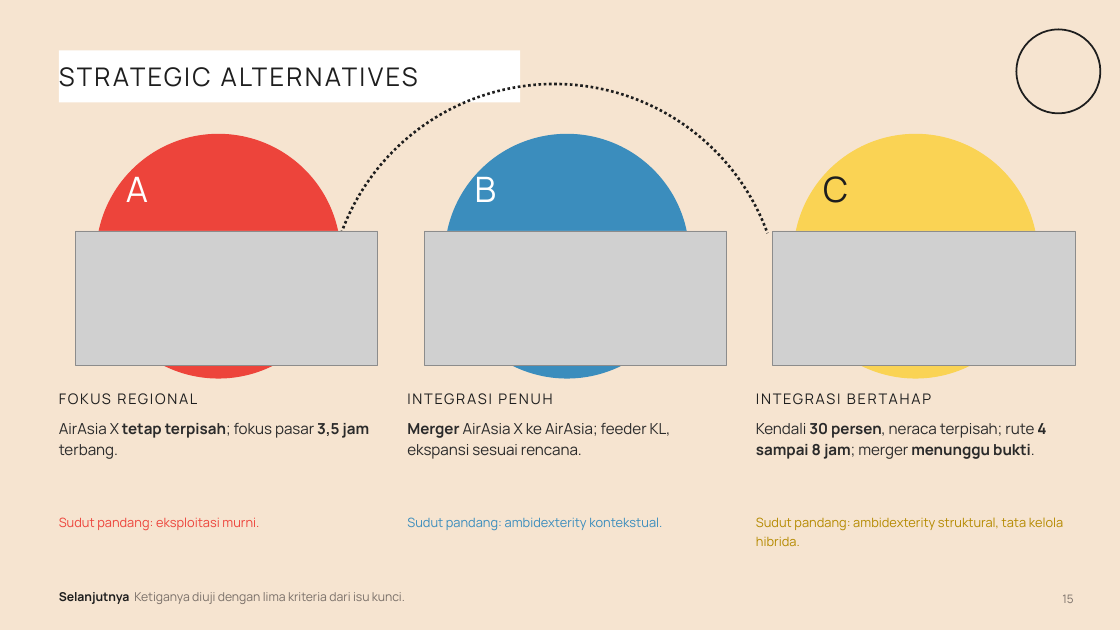
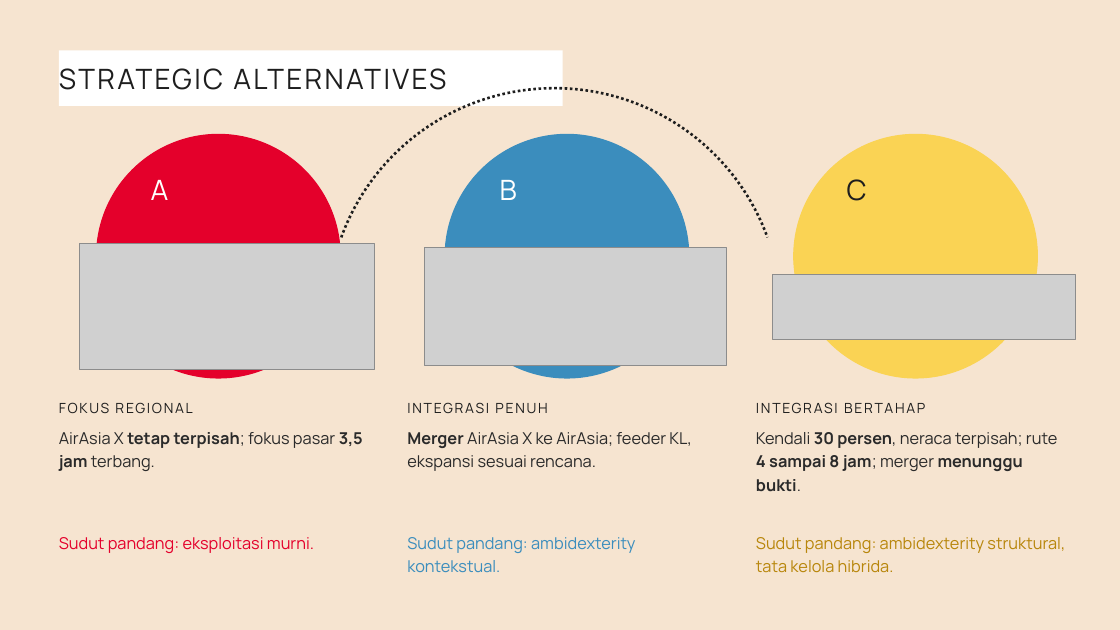
Before and after one commit to aslihabnuri/Dom-Manipulation, a slide deck: slide 15 of strategic-management/airasia-case/SMJKT_Group 3_Aslih_Case AirAsia.pptx. Drawn at 1120x630 pixels with LibreOffice and Linux fonts; fonts in the diff are those of the drawing; grey boxes stand for pictures. Boxes give left, top, right and bottom in pixels: in the first picture for what was removed or moved away, otherwise in the second. Text is boxed around its words. In the diff, an @@ line names an element or a change of style, - is before the commit and + after.

```diff
--- a/strategic-management/airasia-case/SMJKT_Group 3_Aslih_Case AirAsia.pptx
+++ b/strategic-management/airasia-case/SMJKT_Group 3_Aslih_Case AirAsia.pptx
@@ ellipse removed at [1017, 29, 1101, 113] @@
@@ rectangle "STRATEGIC ALTERNATIVES": place and size @@
-rectangle "STRATEGIC ALTERNATIVES" at [59, 50, 520, 103]
+rectangle "STRATEGIC ALTERNATIVES" at [59, 50, 563, 106]
@@ rectangle "STRATEGIC ALTERNATIVES" at [59, 50, 563, 106]: size 22 to 24 pt @@
@@ arc (boxed as its full ellipse): place and size @@
-arc (boxed as its full ellipse) at [328, 84, 781, 538]
+arc (boxed as its full ellipse) at [328, 88, 781, 542]
@@ ellipse at [97, 134, 340, 378]: fill #ED443B to #E4002B; outline #ED443B 1 pt to #E4002B 1 pt @@
@@ size 30 to 24 pt; alignment left to centre in 3 elements at [151, 180, 169, 200], [500, 180, 517, 200], [847, 179, 867, 201] @@
@@ picture: place and size @@
-picture at [76, 231, 378, 365]
+picture at [79, 244, 374, 370]
@@ picture: place and size @@
-picture at [424, 231, 727, 365]
+picture at [424, 247, 727, 365]
@@ picture: place and size @@
-picture at [773, 231, 1075, 365]
+picture at [773, 274, 1075, 339]
@@ 6 texts: place and size @@
-6 texts at [59, 386, 1075, 459]
+6 texts at [59, 395, 1075, 492]
@@ size 12.5 to 12 pt in 3 elements at [59, 395, 378, 422], [408, 395, 727, 422], [756, 395, 1075, 422] @@
@@ size 13 to 14 pt; line spacing 1.18 to 1.2 in 3 elements at [59, 432, 363, 471], [407, 432, 691, 471], [756, 432, 1057, 492] @@
@@ text "Sudut pandang: eksploitasi murni.": place and size @@
-text "Sudut pandang: eksploitasi murni." at [59, 517, 259, 530]
+text "Sudut pandang: eksploitasi murni." at [59, 537, 314, 553]
@@ text "Sudut pandang: eksploitasi murni." at [59, 537, 314, 553]: size 11 to 14 pt, text colour #ED443B to #E4002B; line spacing 1.18 to 1.2 @@
@@ text "Sudut pandang: ambidexterity kontekstual.": place and size @@
-text "Sudut pandang: ambidexterity kontekstual." at [407, 517, 662, 531]
+text "Sudut pandang: ambidexterity kontekstual." at [407, 537, 635, 572]
@@ text "Sudut pandang: ambidexterity kontekstual." at [407, 537, 635, 572]: size 11 to 14 pt; line spacing 1.18 to 1.2 @@
@@ text "Sudut pandang: ambidexterity struktural, tata ...": place and size @@
-text "Sudut pandang: ambidexterity struktural, tata ..." at [756, 517, 1064, 546]
+text "Sudut pandang: ambidexterity struktural, tata ..." at [756, 537, 1065, 573]
@@ text "Sudut pandang: ambidexterity struktural, tata ..." at [756, 537, 1065, 573]: size 11 to 14 pt, text colour #B58A00 to #B8860B; line spacing 1.18 to 1.2 @@
@@ text removed at [59, 592, 405, 604] @@
-Selanjutnya Ketiganya diuji dengan lima kriteria dari isu kunci.
@@ text removed at [1062, 594, 1073, 603] @@
-15
```
Also in this commit, not shown: 18 other slides changed, 1 slide added, 1 slide removed, 14 other files.
